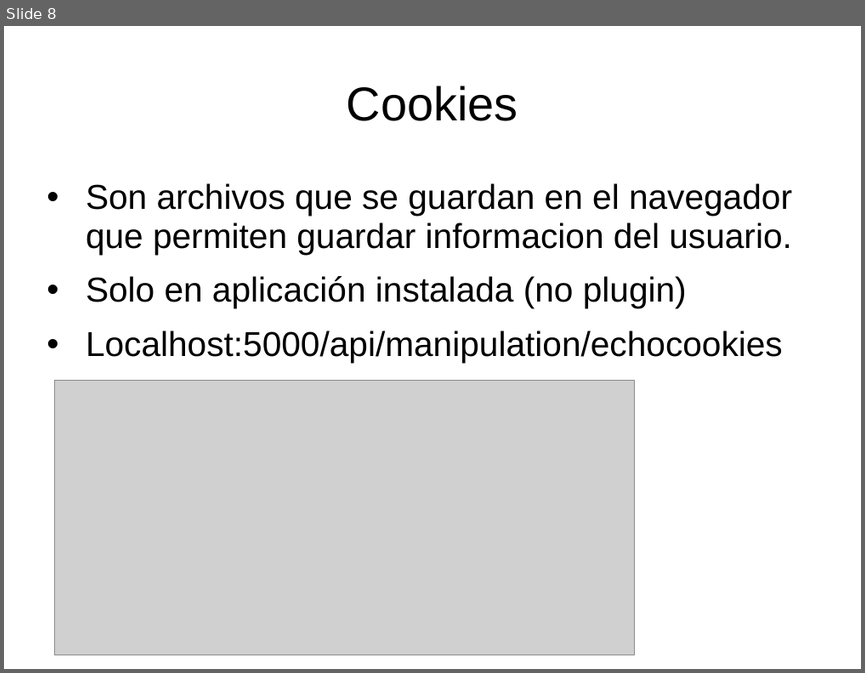
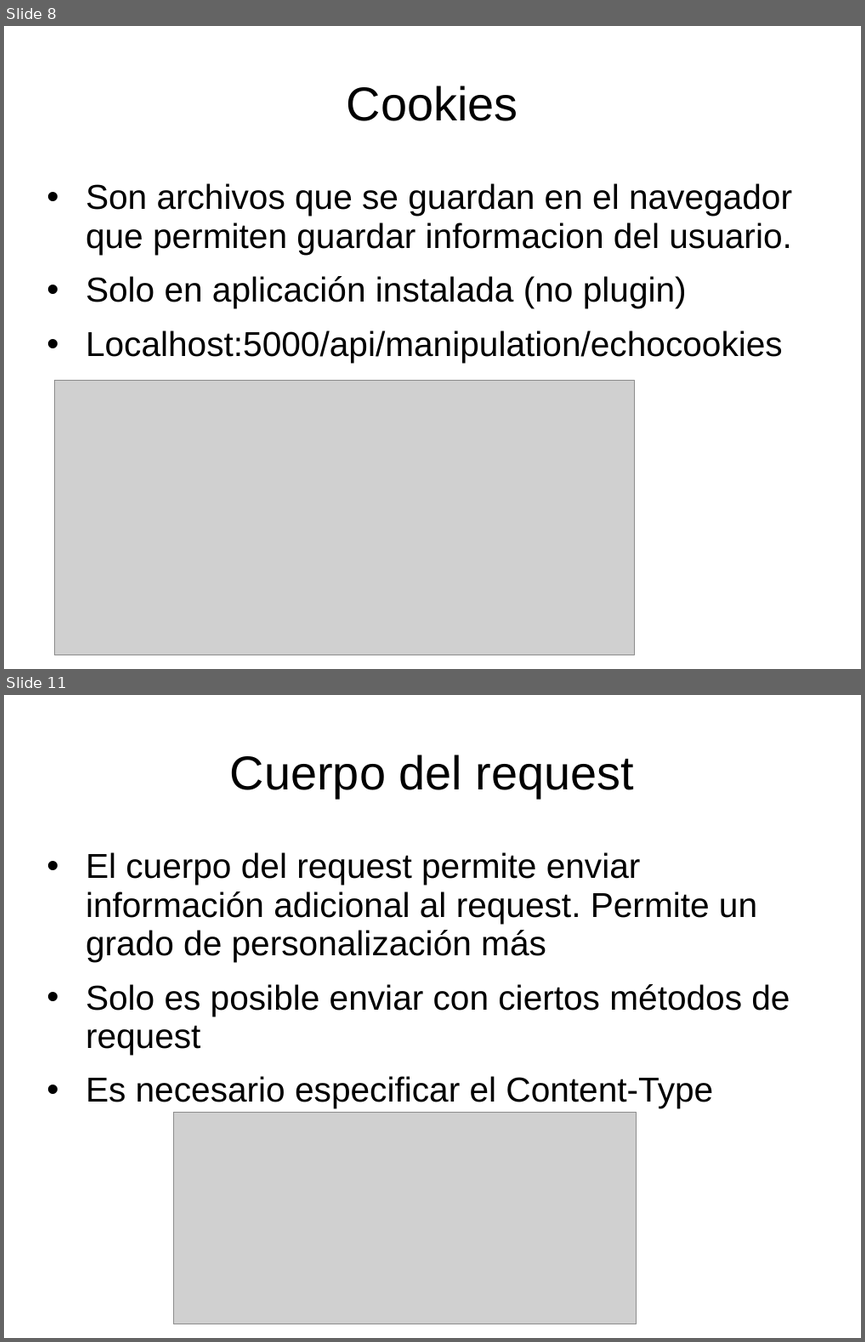
Before and after one commit to luisgepeto/PostmanCourse, a slide deck: Presentacion.ppt. Shown one above the other, each under a label of ours: slide 8 before the commit, slides 8 and 11 after it; the slides between them are not shown. The pictures are 865x673 and 865x1342 pixels, drawn with LibreOffice and Linux fonts; fonts in the diff are those of the drawing; grey boxes stand for pictures. Boxes give left, top, right and bottom in pixels: in the first picture for what was removed or moved away, otherwise in the second. Text is boxed around its words. In the diff, an @@ line names an element or a change of style, - is before the commit and + after.

```diff
--- a/Presentacion.ppt
+++ b/Presentacion.ppt
@@ slide 11 added at [4, 695, 861, 1338], background #FFFFFF @@
@@ title added at [230, 755, 634, 798], 44 pt, text #000000 @@
+Cuerpo del request
@@ text added at [86, 852, 789, 1108], 32 pt, text #000000 @@
+• El cuerpo del request permite enviar información adicional al request. Permite un grado de personalización más
+• Solo es posible enviar con ciertos métodos de request
+• Es necesario especificar el Content-Type
@@ picture added at [173, 1112, 636, 1324] @@
```
Also in this commit, not shown: 2 slides changed, 5 other slides added, 1 slide removed, 4 other files.
